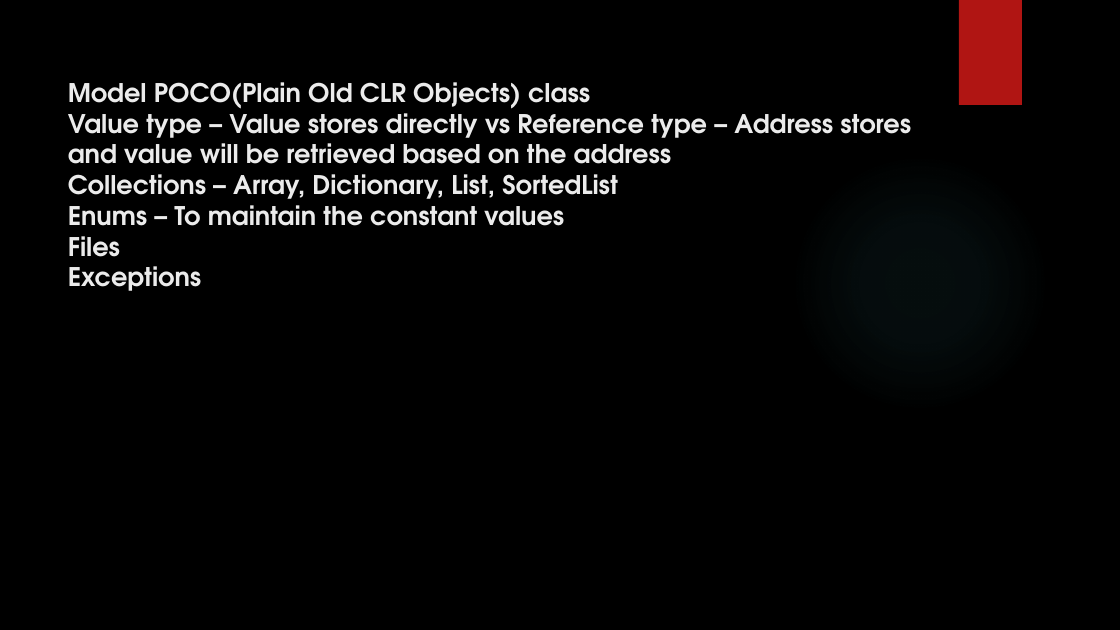
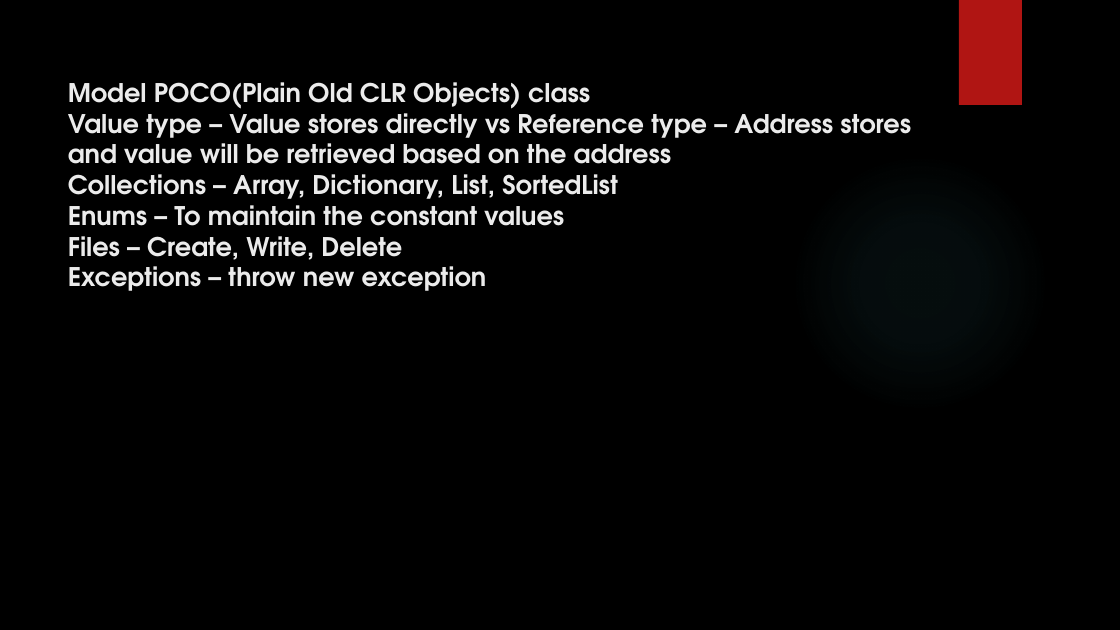
Before and after one commit to Manisoft55/AimorePractice, a slide deck: slide 12 of Notes/Day2_26_07_2022.pptx. Drawn at 1120x630 pixels with LibreOffice and Linux fonts; fonts in the diff are those of the drawing; background and template pictures are left out. Boxes give left, top, right and bottom in pixels: in the first picture for what was removed or moved away, otherwise in the second. Text is boxed around its words. In the diff, an @@ line names an element or a change of style, - is before the commit and + after.

```diff
--- a/Notes/Day2_26_07_2022.pptx
+++ b/Notes/Day2_26_07_2022.pptx
@@ title at (68, 82, 911, 291): text changed @@
-Model POCO(Plain Old CLR Objects) class
-Value type – Value stores directly vs Reference type – Address stores and value will be retrieved based on the address
-Collections – Array, Dictionary, List, SortedList
-Enums – To maintain the constant values
-Files
-Exceptions
+Model POCO(Plain Old CLR Objects) class
+Value type – Value stores directly vs Reference type – Address stores and value will be retrieved based on the address
+Collections – Array, Dictionary, List, SortedList
+Enums – To maintain the constant values
+Files – Create, Write, Delete
+Exceptions – throw new exception
```
Also in this commit, not shown: 24 other files.
